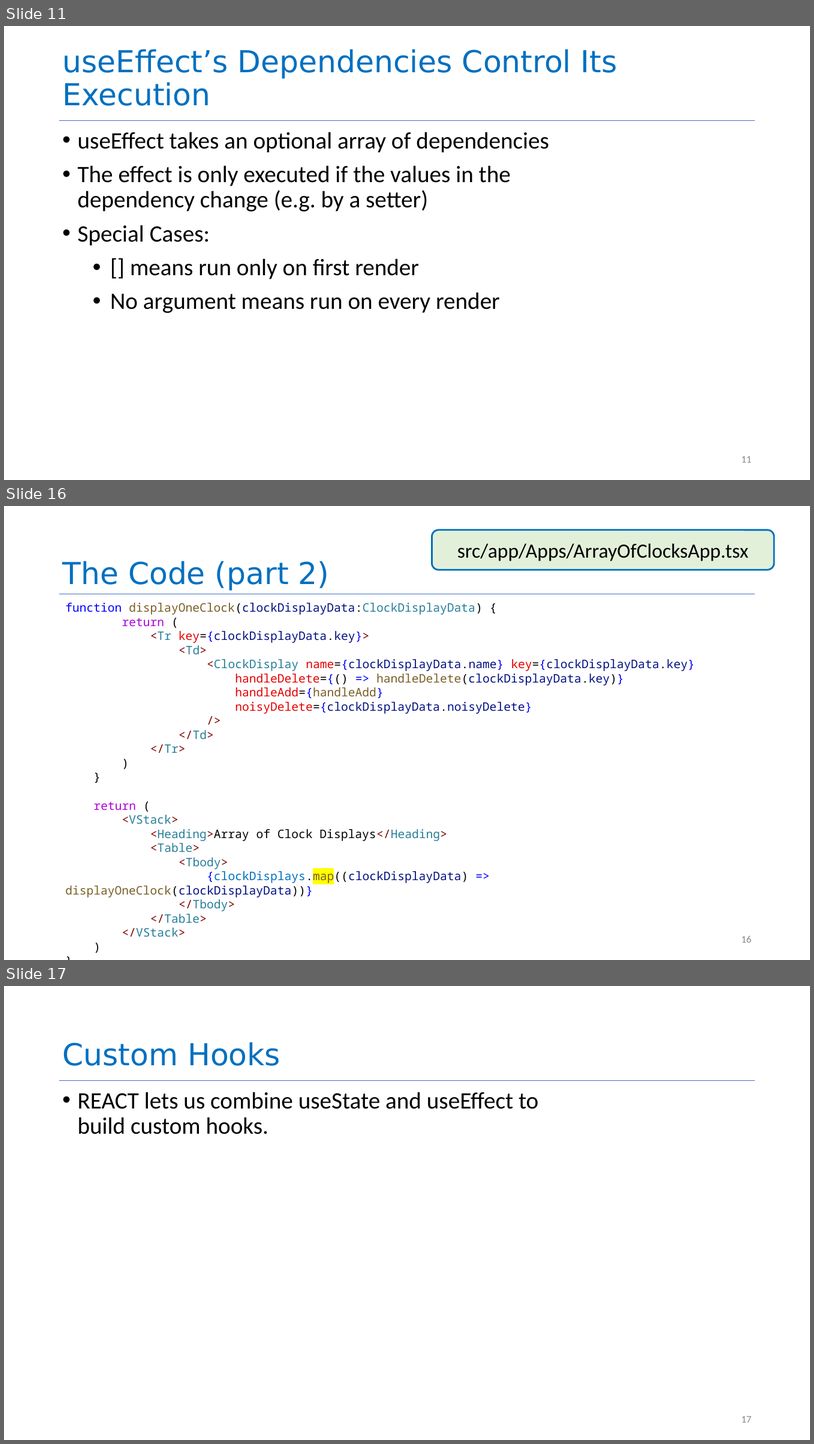
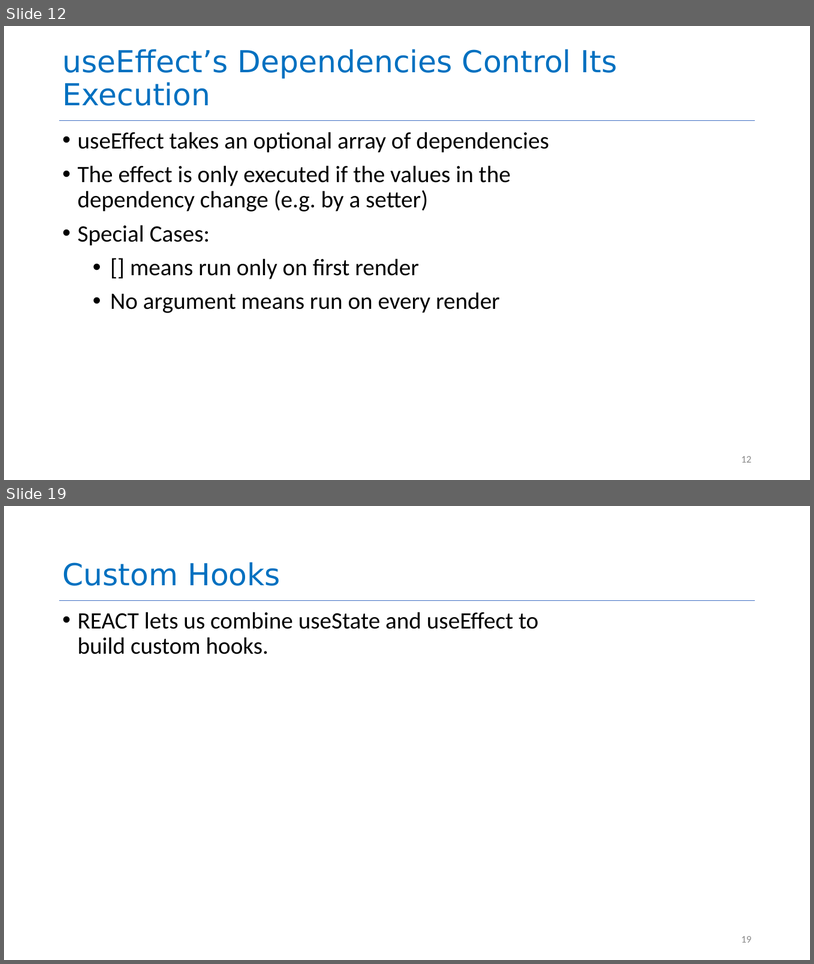
Before and after one commit to neu-se/CS4530-Spring-2024, a slide deck: Slides/Module 09 React Hooks.pptx. Shown one above the other, each under a label of ours: slides 11, 16 and 17 before the commit, slides 12 and 19 after it; the slides between them are not shown. The pictures are 814x1444 and 814x964 pixels, drawn with LibreOffice and Linux fonts; fonts in the diff are those of the drawing. Boxes give left, top, right and bottom in pixels: in the first picture for what was removed or moved away, otherwise in the second. Text is boxed around its words. In the diff, an @@ line names an element or a change of style, - is before the commit and + after.

```diff
--- a/Slides/Module 09 React Hooks.pptx
+++ b/Slides/Module 09 React Hooks.pptx
@@ slide 16 removed at (4, 506, 810, 960), background #FFFFFF @@
@@ rounded rectangle removed at (432, 530, 775, 570) @@
-src/app/Apps/ArrayOfClocksApp.tsx
@@ title removed at (62, 561, 330, 591) @@
-The Code (part 2)
@@ line removed from (60, 594) to (755, 594) @@
@@ text removed at (65, 603, 695, 936) @@
-function displayOneClock(clockDisplayData:ClockDisplayData) {
-return (
-<Tr key={clockDisplayData.key}>
-<Td>
-<ClockDisplay name={clockDisplayData.name} key={clockDisplayData.key}
-handleDelete={() => handleDelete(clockDisplayData.key)}
-handleAdd={handleAdd}
-noisyDelete={clockDisplayData.noisyDelete}
-/>
-</Td>
-</Tr>
-)
-}
-return (
-<VStack>
-<Heading>Array of Clock Displays</Heading>
-<Table>
-<Tbody>
-{clockDisplays.map((clockDisplayData) => displayOneClock(clockDisplayData))}
-</Tbody>
-</Table>
-</VStack>
-)
-}
@@ page number removed at (741, 935, 752, 942) @@
-16
@@ what was slide 11 is now slide 12 @@
@@ page number at (741, 456, 752, 462): text changed @@
-11
+12
@@ what was slide 17 is now slide 19 @@
@@ page number at (741, 936, 752, 942): text changed @@
-17
+19
```
Also in this commit, not shown: 4 slides changed, 4 slides added, 1 other slide removed, 2 other files.
